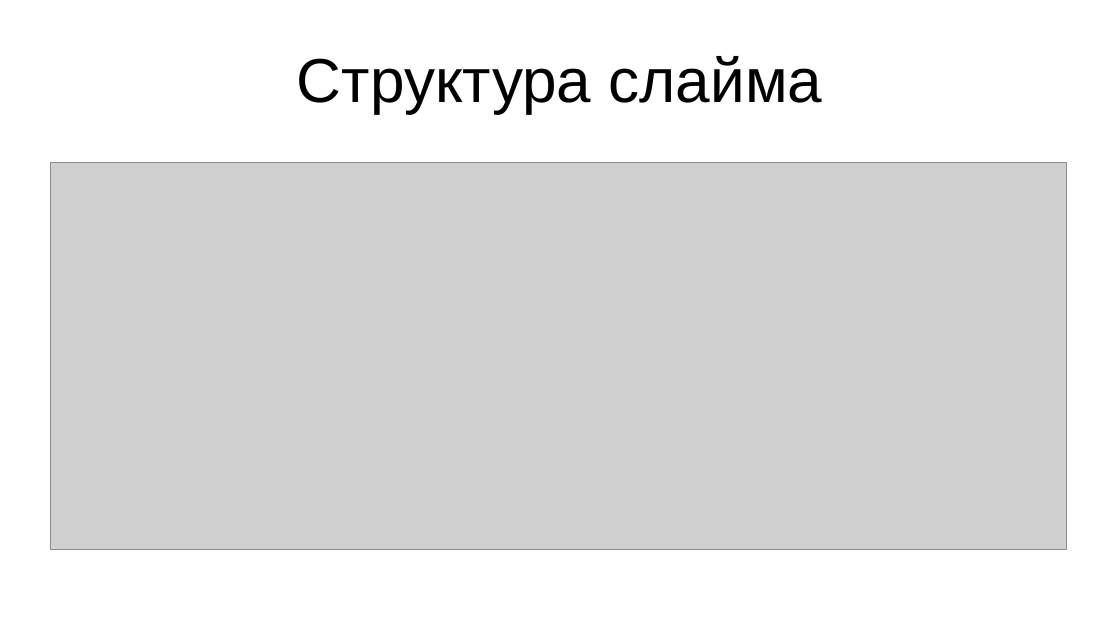
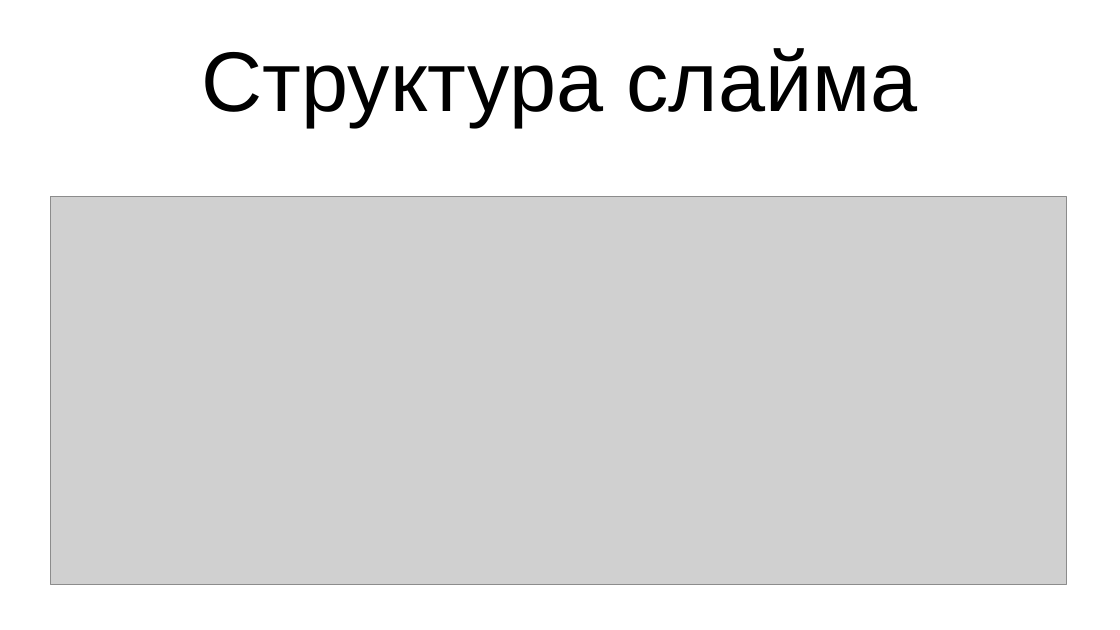
Before and after one commit to agarmirus/slime_toy_course_project, a slide deck: slide 9 of docs/pres/pres.odp. Drawn at 1120x630 pixels with LibreOffice and Linux fonts; fonts in the diff are those of the drawing; grey boxes stand for pictures. Boxes give left, top, right and bottom in pixels: in the first picture for what was removed or moved away, otherwise in the second. Text is boxed around its words. In the diff, an @@ line names an element or a change of style, - is before the commit and + after.

```diff
--- a/docs/pres/pres.odp
+++ b/docs/pres/pres.odp
@@ title "Структура слайма" at [202, 48, 918, 126]: size 44 to 60 pt @@
@@ picture: place and size @@
-picture at [51, 163, 1067, 550]
+picture at [51, 197, 1067, 584]
```
Also in this commit, not shown: 13 other slides changed, 12 other files.
